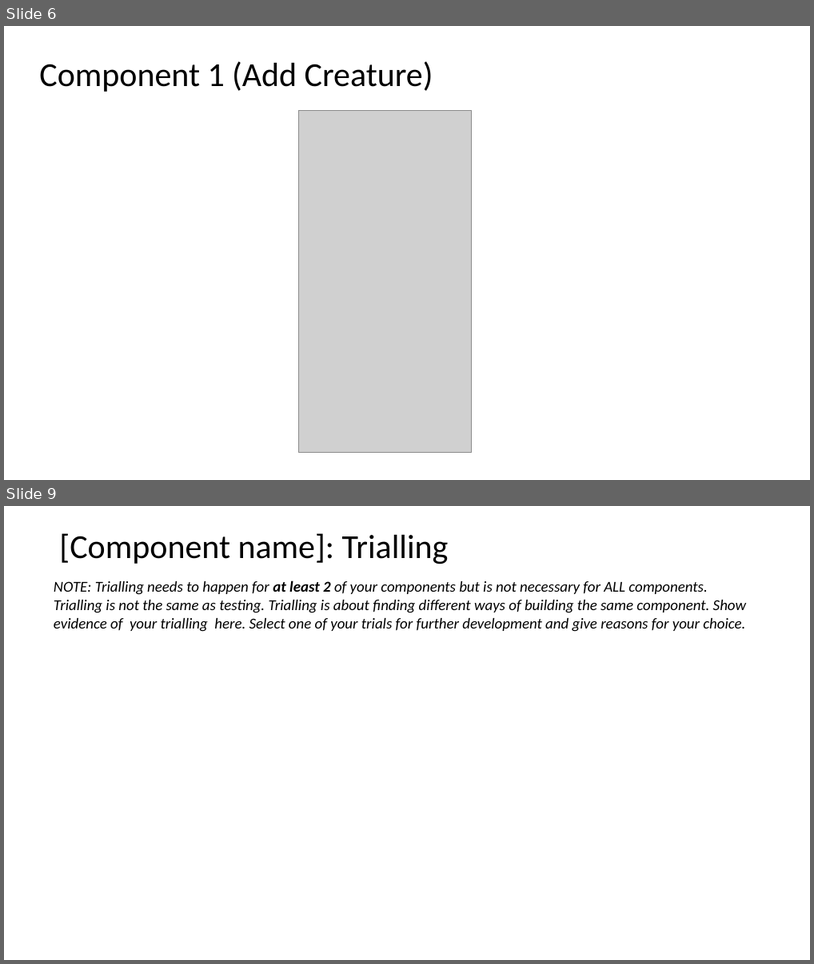
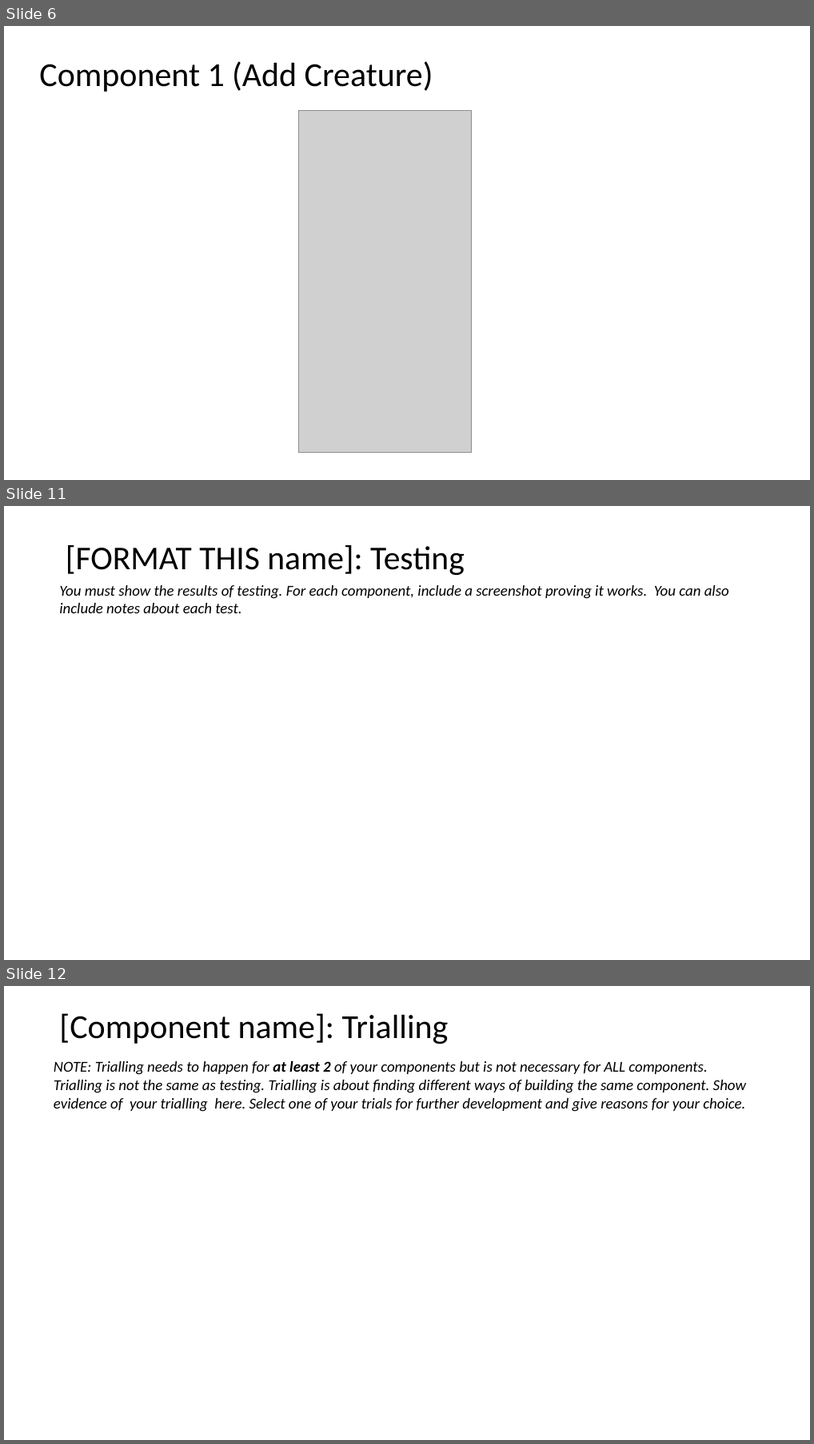
Before and after one commit to Jaxku/Assessment---Monster-Cards, a slide deck: 2.7 and 2.8 Documentation Template.pptx. Shown one above the other, each under a label of ours: slides 6 and 9 before the commit, slides 6, 11 and 12 after it; the slides between them are not shown. The pictures are 814x964 and 814x1444 pixels, drawn with LibreOffice and Linux fonts; fonts in the diff are those of the drawing; grey boxes stand for pictures; background and template pictures are left out. Boxes give left, top, right and bottom in pixels: in the first picture for what was removed or moved away, otherwise in the second. Text is boxed around its words. In the diff, an @@ line names an element or a change of style, - is before the commit and + after.

```diff
--- a/2.7 and 2.8 Documentation Template.pptx
+++ b/2.7 and 2.8 Documentation Template.pptx
@@ slide 11 added at (4,506,810,960), background #FFFFFF @@
@@ title added at (66,545,465,575), 39.6 pt, text #000000 @@
+[FORMAT THIS name]: Testing
@@ text added at (59,585,730,613), 18 pt, text #000000, italic @@
+You must show the results of testing. For each component, include a screenshot proving it works. You can also include notes about each test.
@@ what was slide 9 is now slide 12 @@
```
Also in this commit, not shown: 2 slides changed, 2 other slides added, 1 other file.
